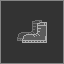
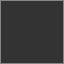
Revision of a layered 64px x 64px image; what changed, layer by layer:
hid group "Группа 4" (2 layers) over [left=17, top=20, right=47, bottom=43]
